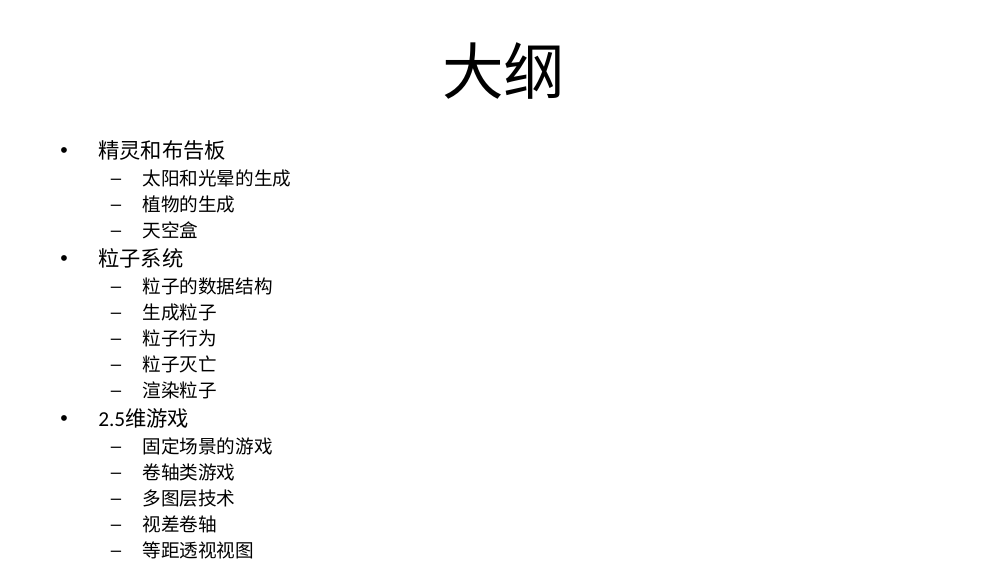
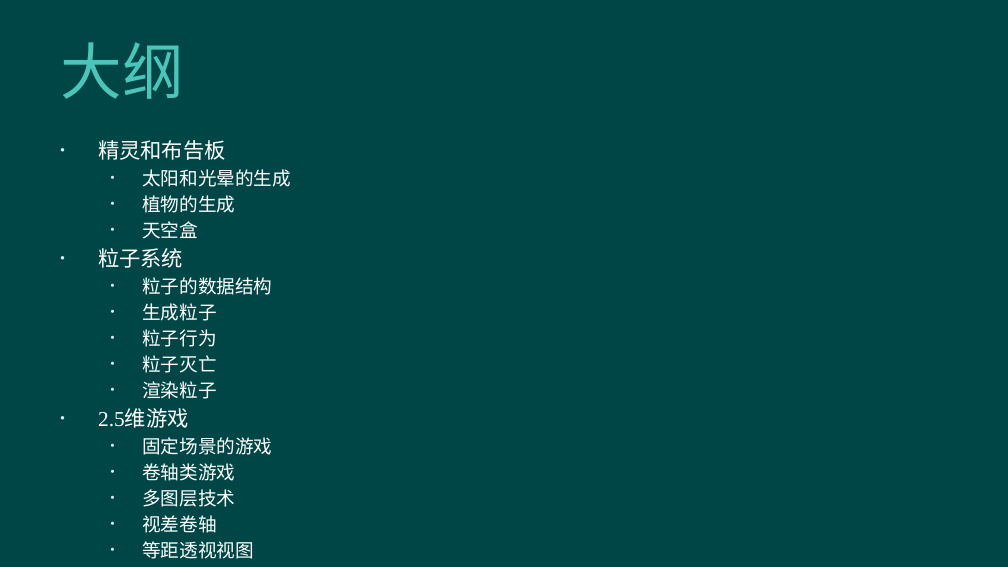
Before and after one commit to hanhonglei/Course_GameEngine, a slide deck: slide 2 of Slides/Principle/10 二维渲染技术/10 二维渲染技术.pptx. Drawn at 1008x567 pixels with LibreOffice and Linux fonts; fonts in the diff are those of the drawing; background and template pictures are left out. Boxes give left, top, right and bottom in pixels: in the first picture for what was removed or moved away, otherwise in the second. Text is boxed around its words. In the diff, an @@ line names an element or a change of style, - is before the commit and + after.

```diff
--- a/Slides/Principle/10 二维渲染技术/10 二维渲染技术.pptx
+++ b/Slides/Principle/10 二维渲染技术/10 二维渲染技术.pptx
@@ background #FFFFFF to #004646 @@
@@ title "大纲" at (60, 42, 184, 99): font Calibri to Arial, text colour #000000 to #4BC5B9, letter spacing 0 to 0.5 pt; alignment centre to left @@
@@ text "精灵和布告板" at (98, 140, 291, 559): font Calibri to Times New Roman, text colour #000000 to #FFFFFF; bullet – to • @@
```
Also in this commit, not shown: 1 other slide changed, 81 slides added, 46 other files.
